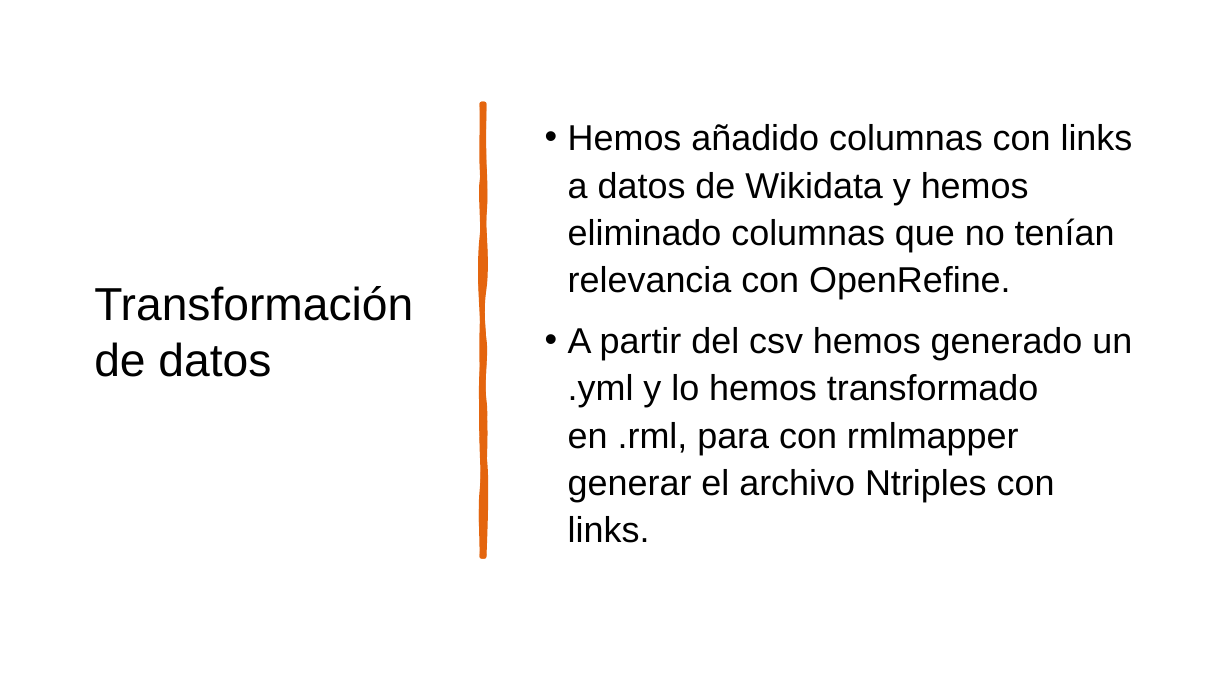
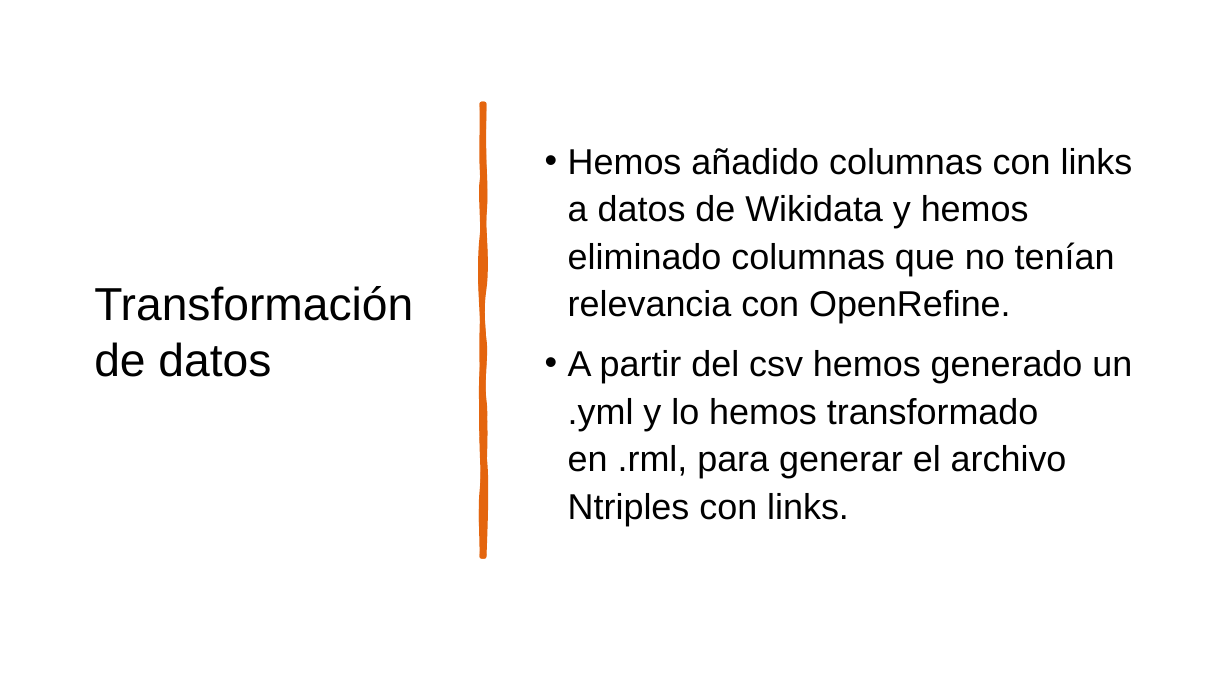
Before and after one commit to jdlgc/Curso2021-2022, a slide deck: slide 6 of HandsOn/Group24/presentation/Aplicación de Locales.pptx. Drawn at 1232x693 pixels with LibreOffice and Linux fonts; fonts in the diff are those of the drawing. Boxes give left, top, right and bottom in pixels: in the first picture for what was removed or moved away, otherwise in the second. Text is boxed around its words. In the diff, an @@ line names an element or a change of style, - is before the commit and + after.

```diff
--- a/HandsOn/Group24/presentation/Aplicación de Locales.pptx
+++ b/HandsOn/Group24/presentation/Aplicación de Locales.pptx
@@ text at box(568, 350, 1132, 526): text changed @@
-• A partir del csv hemos generado un .yml y lo hemos transformado en .rml, para con rmlmapper generar el archivo Ntriples con links.
+• A partir del csv hemos generado un .yml y lo hemos transformado en .rml, para generar el archivo Ntriples con links.
```
Also in this commit, not shown: 2 other slides changed, 3 other files.
